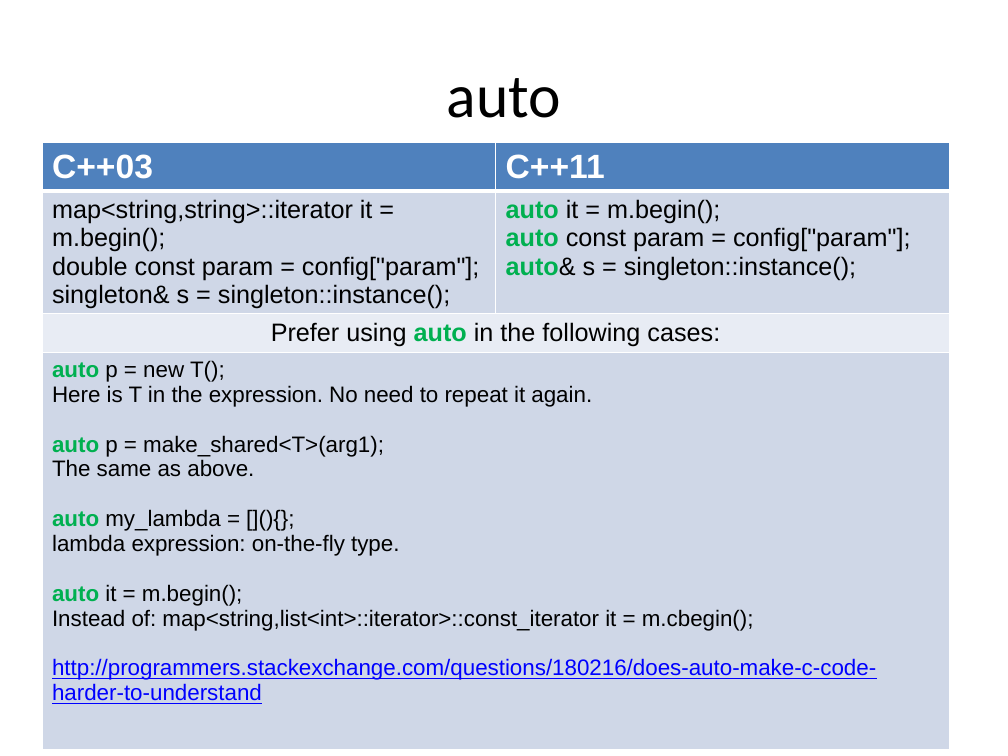
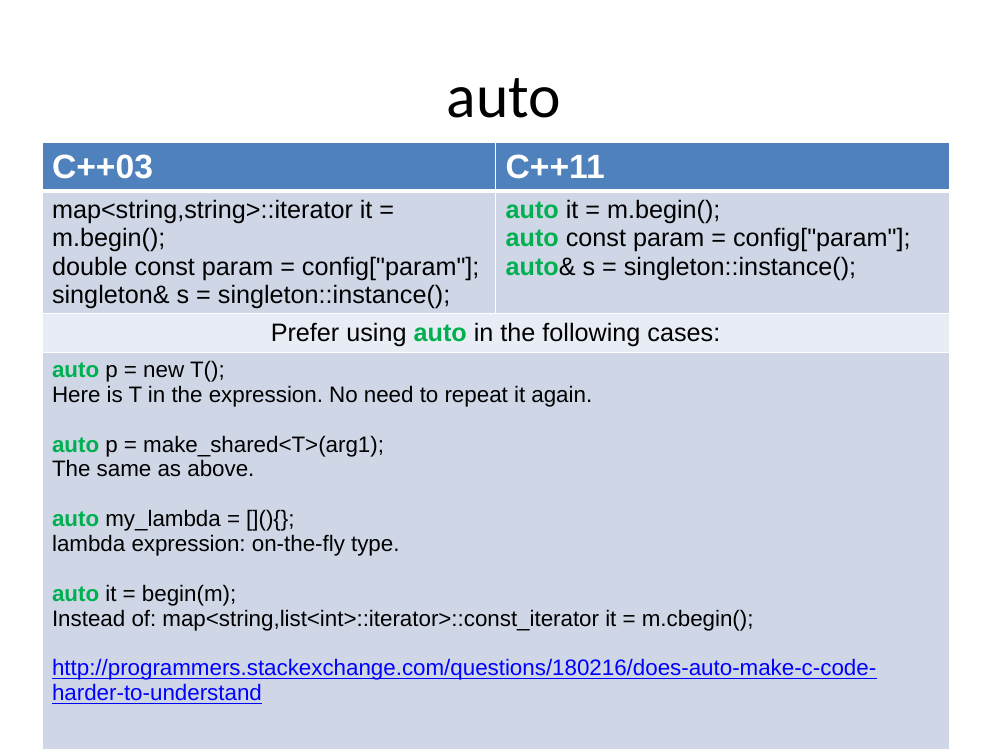
Before and after one commit to xtofl/cpp11training, a slide deck: slide 33 of slides/1.coreextensions-c11-121213071023-phpapp02-reordered.pptx (slide 31 before the commit). Drawn at 1008x756 pixels with LibreOffice and Linux fonts; fonts in the diff are those of the drawing. Boxes give left, top, right and bottom in pixels: in the first picture for what was removed or moved away, otherwise in the second. Text is boxed around its words. In the diff, an @@ line names an element or a change of style, - is before the commit and + after.

Commit message:
update slides

```diff
--- a/slides/1.coreextensions-c11-121213071023-phpapp02-reordered.pptx
+++ b/slides/1.coreextensions-c11-121213071023-phpapp02-reordered.pptx
@@ table at (42,143,950,708) @@
-row 4, column 1: auto p = new T(); / Here is T in the expression. No need to repeat it again. / auto p = make_shared<T>(arg1); / The same as above. / auto my_lambda = [](){}; / lambda expression: on-the-fly type. / auto it = m.begin(); / Instead of: map<string,list<int>::iterator>::const_iterator it = m.cbegin(); / http://programmers.stackexchange.com/questions/180216/does-auto-make-c-code-harder-to-understand
+row 4, column 1: auto p = new T(); / Here is T in the expression. No need to repeat it again. / auto p = make_shared<T>(arg1); / The same as above. / auto my_lambda = [](){}; / lambda expression: on-the-fly type. / auto it = begin(m); / Instead of: map<string,list<int>::iterator>::const_iterator it = m.cbegin(); / http://programmers.stackexchange.com/questions/180216/does-auto-make-c-code-harder-to-understand
```
Also in this commit, not shown: 28 other slides changed, 3 slides added, 2 other files.
